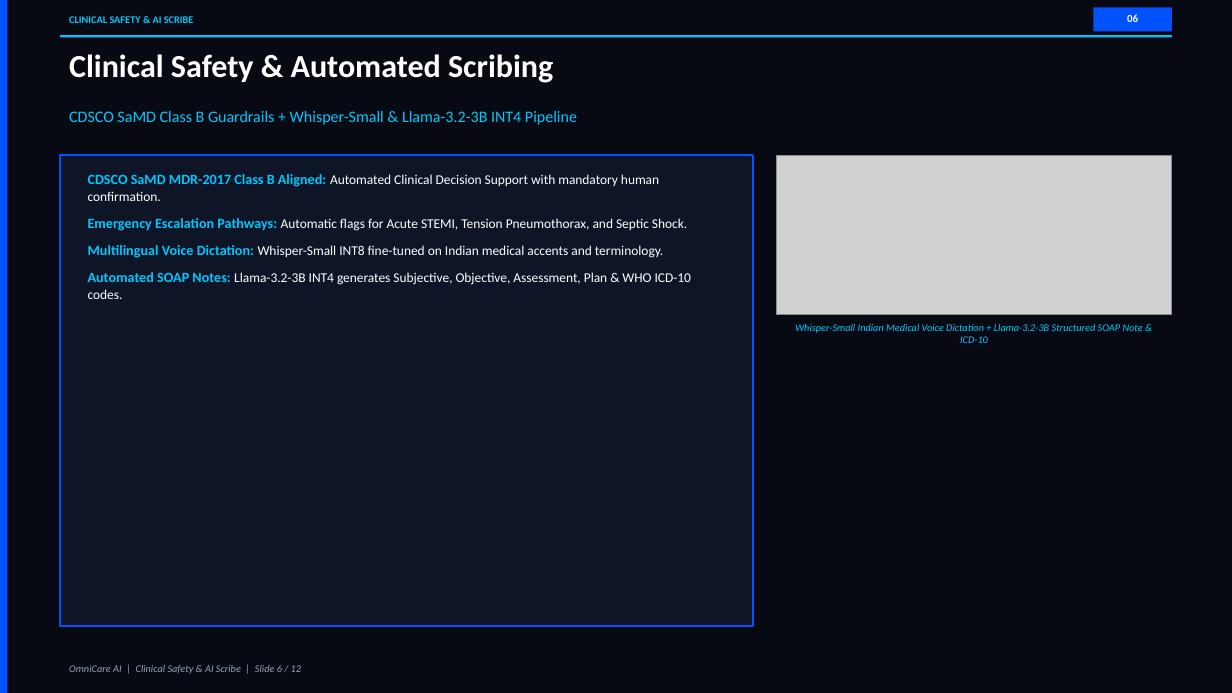
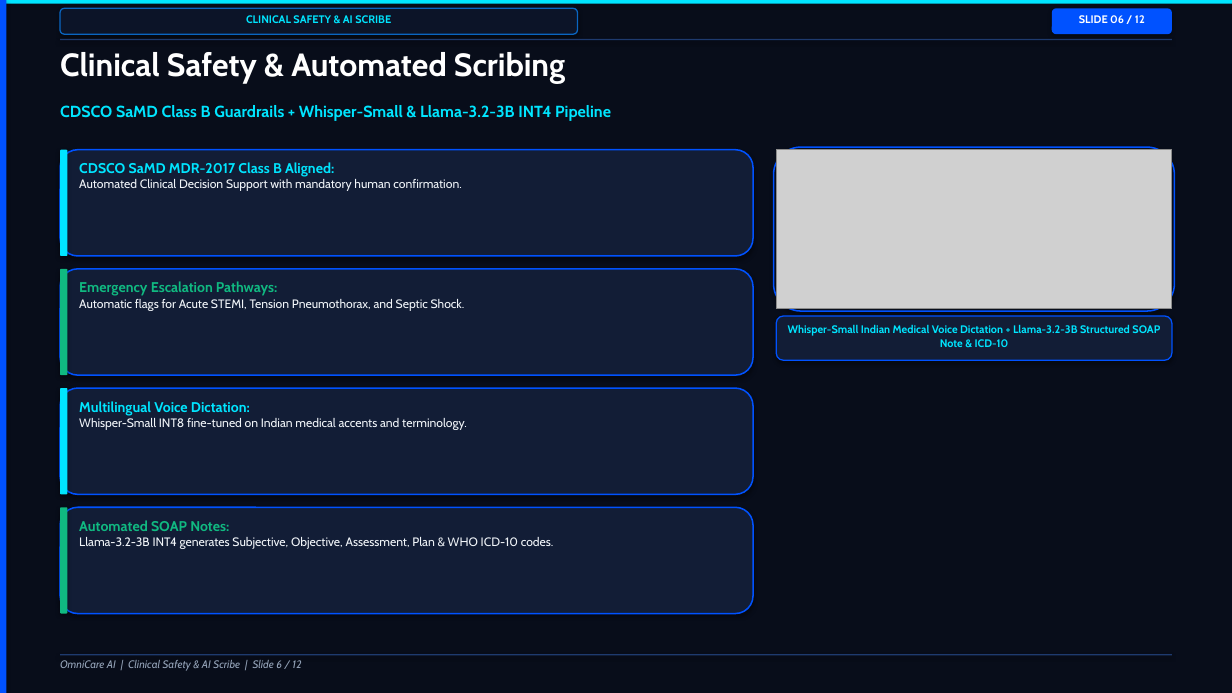
Before and after one commit to Advik-harsha/OmniCare-AI, a slide deck: slide 6 of submission_files/OmniCare_AI_Executive_Presentation.pptx. Drawn at 1232x693 pixels with LibreOffice and Linux fonts; fonts in the diff are those of the drawing; grey boxes stand for pictures. Boxes give left, top, right and bottom in pixels: in the first picture for what was removed or moved away, otherwise in the second. Text is boxed around its words. In the diff, an @@ line names an element or a change of style, - is before the commit and + after.

Commit message:
design(pitch): beautify presentation slides with modern high-contrast cards, segoe ui typography, and side-by-side cockpit layout

```diff
--- a/submission_files/OmniCare_AI_Executive_Presentation.pptx
+++ b/submission_files/OmniCare_AI_Executive_Presentation.pptx
@@ rectangle at <box>0,0,1232,693</box>: fill #070A13 to #080D1A @@
@@ rectangle added at <box>0,0,1232,4</box>, fill #00E5FF @@
@@ text "CLINICAL SAFETY & AI SCRIBE" at <box>246,15,391,23</box>: size 8 to 8.5 pt, font Calibri to Cabin, text colour #00C8FF to #00E5FF; alignment left to centre @@
@@ rounded rectangle added at <box>60,8,578,34</box>, fill #0C1428, outline #0A66C2 1 pt @@
@@ rounded rectangle added at <box>1052,8,1172,34</box>, fill #0052FF @@
@@ text at <box>1079,15,1145,23</box>: text changed; font Calibri to Cabin @@
-06
+SLIDE 06 / 12
@@ rectangle removed at <box>1093,7,1172,31</box> @@
@@ text "Clinical Safety & Automated Scribing" at <box>60,52,565,83</box>: font Calibri to Cabin @@
@@ rectangle: place and size @@
-rectangle at <box>60,35,1172,38</box>
+rectangle at <box>60,39,1172,40</box>
@@ rectangle at <box>60,39,1172,40</box>: fill #00C8FF to #1E3A6E @@
@@ text "CDSCO SaMD Class B Guardrails ..." at <box>60,105,611,121</box>: font Calibri to Cabin, text colour #00C8FF to #00E5FF, bold on @@
@@ rounded rectangle added at <box>774,147,1175,311</box>, fill #080D1A, outline #0052FF 1.2 pt @@
@@ rectangle removed at <box>60,155,753,627</box> @@
@@ rounded rectangle added at <box>60,150,753,256</box>, fill #121D36, outline #0052FF 1.2 pt @@
@@ rounded rectangle added at <box>60,150,67,256</box>, fill #00E5FF @@
@@ text added at <box>79,162,461,191</box>, 9.5 pt, text #F1F5F9 @@
+CDSCO SaMD MDR-2017 Class B Aligned:
+Automated Clinical Decision Support with mandatory human confirmation.
@@ text removed at <box>88,174,691,299</box> @@
-CDSCO SaMD MDR-2017 Class B Aligned: Automated Clinical Decision Support with mandatory human confirmation.
-Emergency Escalation Pathways: Automatic flags for Acute STEMI, Tension Pneumothorax, and Septic Shock.
-Multilingual Voice Dictation: Whisper-Small INT8 fine-tuned on Indian medical accents and terminology.
-Automated SOAP Notes: Llama-3.2-3B INT4 generates Subjective, Objective, Assessment, Plan & WHO ICD-10 codes.
@@ picture: place and size @@
-picture at <box>776,155,1172,314</box>
+picture at <box>776,150,1172,309</box>
@@ rounded rectangle added at <box>60,269,753,375</box>, fill #121D36, outline #0052FF 1.2 pt @@
@@ rounded rectangle added at <box>60,269,67,375</box>, fill #10B981 @@
@@ text added at <box>79,281,465,311</box>, 9.5 pt, text #F1F5F9 @@
+Emergency Escalation Pathways:
+Automatic flags for Acute STEMI, Tension Pneumothorax, and Septic Shock.
@@ text "Whisper-Small Indian Medical Voice Dictation ..." at <box>788,325,1160,347</box>: size 8 to 8.5 pt, font Calibri to Cabin, text colour #00C8FF to #00E5FF, bold on, italic off @@
@@ rounded rectangle added at <box>776,316,1172,360</box>, fill #121D36, outline #0052FF 1 pt @@
@@ rounded rectangle added at <box>60,388,753,494</box>, fill #121D36, outline #0052FF 1.2 pt @@
@@ rounded rectangle added at <box>60,388,67,494</box>, fill #00E5FF @@
@@ text added at <box>79,401,467,430</box>, 9.5 pt, text #F1F5F9 @@
+Multilingual Voice Dictation:
+Whisper-Small INT8 fine-tuned on Indian medical accents and terminology.
@@ rounded rectangle added at <box>60,507,753,614</box>, fill #121D36, outline #0052FF 1.2 pt @@
@@ rounded rectangle added at <box>60,507,67,614</box>, fill #10B981 @@
@@ text added at <box>79,520,554,549</box>, 9.5 pt, text #F1F5F9 @@
+Automated SOAP Notes:
+Llama-3.2-3B INT4 generates Subjective, Objective, Assessment, Plan & WHO ICD-10 codes.
@@ text "OmniCare AI | Clinical Safety ..." at <box>60,660,301,671</box>: size 8 to 8.5 pt, font Calibri to Cabin @@
@@ rectangle added at <box>60,654,1172,655</box>, fill #1E3A6E @@
```
Also in this commit, not shown: 11 other slides changed, 9 other files.
